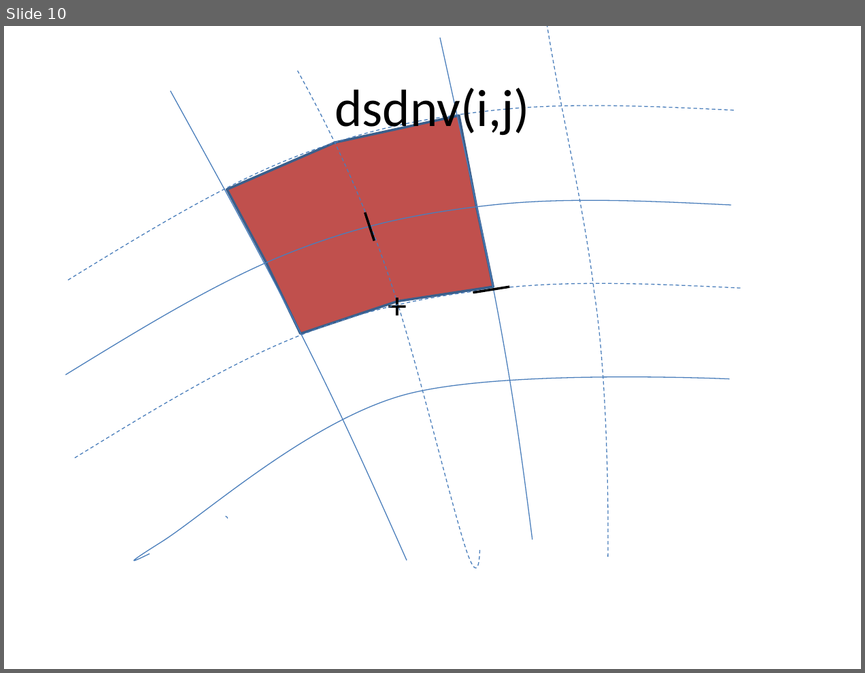
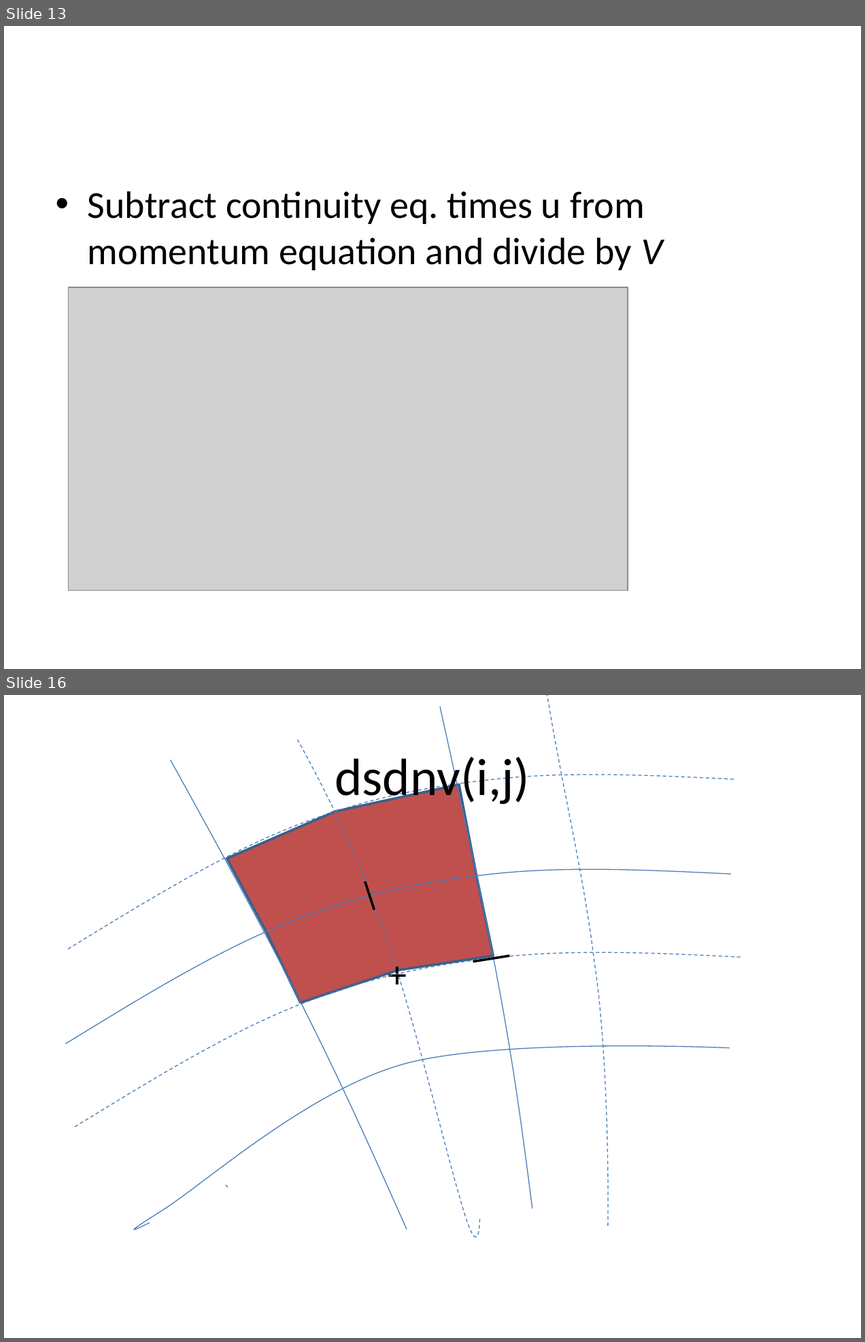
Before and after one commit to openearth/xbeach, a slide deck: doc/curvilinear grid properties.pptx. Shown one above the other, each under a label of ours: slide 10 before the commit, slides 13 and 16 after it; the slides between them are not shown. The pictures are 865x673 and 865x1342 pixels, drawn with LibreOffice and Linux fonts; fonts in the diff are those of the drawing; grey boxes stand for pictures. Boxes give left, top, right and bottom in pixels: in the first picture for what was removed or moved away, otherwise in the second. Text is boxed around its words. In the diff, an @@ line names an element or a change of style, - is before the commit and + after.

```diff
--- a/doc/curvilinear grid properties.pptx
+++ b/doc/curvilinear grid properties.pptx
@@ slide 13 added at [4, 26, 861, 669], background #FFFFFF @@
@@ text added at [88, 191, 663, 270], 32 pt, text #000000 @@
+• Subtract continuity eq. times u from momentum equation and divide by V
@@ picture added at [68, 287, 628, 590] @@
@@ what was slide 10 is now slide 16 @@
```
Also in this commit, not shown: 8 slides changed, 6 other slides added, 1 slide removed.
